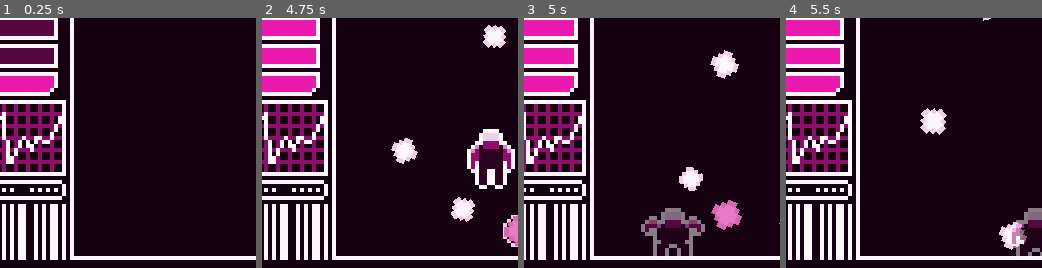
Above: before the commit, frames 1-4 (left to right).
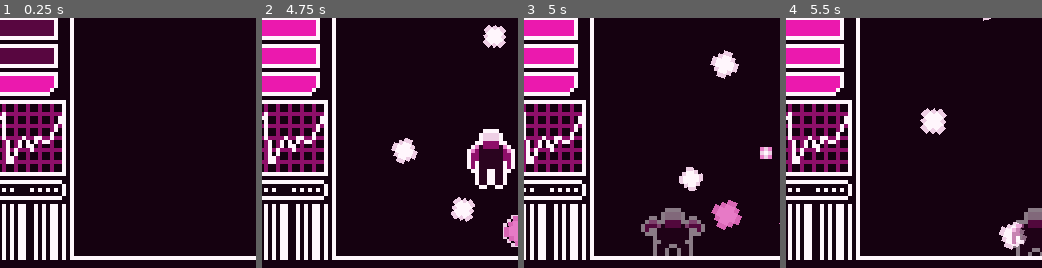
Above: after the commit, the same moments.

Repository: MaxenceCaronLasne/fallen-gods
Game: Godot game, scene res://game_scene.tscn
Two runs of this game, one before a commit and one after it. Both use one fixed random seed, a clock stepped at 60 frames per second and the inputs below.
Inputs:
- Up to frame 1 (0.25 s): no input
- Up to frame 2 (4.75 s): hold Right (right) 0.53-2.03 s; tap Space (jump) at 0.77, 1.52, 3.02, 3.77, 4.52 s; hold Left (left) 2.03-2.78 s; hold Right (right) 2.78-4.28 s; hold Left (left) from 4.28 s (still down)
- Up to frame 3 (5 s): keep holding Left (left)
- Up to frame 4 (5.5 s): release Left (left) at 5.03 s; hold Right (right) from 5.03 s (still down)
The pictures show only the part of the screen within x 5-55%, y 50-100%; the shares and areas given below are measured in that part.

Frames 1-2 are identical in both runs. In frame 3, 0.2% of the frame differs, in the area x 92-97%, y 51-57%; in frame 4, nothing differs.

Commit message:
add: coins

Diff:
--- /dev/null
+++ b/coin.gd
@@ -0,0 +1,14 @@
+extends RigidBody2D
+class_name Coin
+
+@export var _impulse_force := 200.0
+
+func pick() -> void:
+	EventBus.coin_picked.emit()
+	queue_free()
+
+func _ready():
+	apply_central_impulse(Vector2.UP.rotated(deg_to_rad(randi_range(-20, 20))) * _impulse_force)
+
+func _process(_delta):
+	pass
--- /dev/null
+++ b/coin.tscn
@@ -0,0 +1,17 @@
+[gd_scene load_steps=4 format=3 uid="uid://cgnkyqgqxy7uc"]
+
+[ext_resource type="Script" path="res://coin.gd" id="1_ift6v"]
+[ext_resource type="Texture2D" uid="uid://bsim13hsdbtt8" path="res://assets/coin.png" id="2_qvmes"]
+
+[sub_resource type="CircleShape2D" id="CircleShape2D_iqyha"]
+radius = 2.0
+
+[node name="Coin" type="RigidBody2D"]
+collision_layer = 8
+script = ExtResource("1_ift6v")
+
+[node name="Sprite2D" type="Sprite2D" parent="."]
+texture = ExtResource("2_qvmes")
+
+[node name="CollisionShape2D" type="CollisionShape2D" parent="."]
+shape = SubResource("CircleShape2D_iqyha")
--- /dev/null
+++ b/coin_spawner.gd
@@ -0,0 +1,13 @@
+extends Node2D
+class_name CoinSpawner
+
+var COIN := preload("res://coin.tscn")
+
+func generate_coins(positions: Array[Vector2]) -> void:
+	var mult := len(positions)
+
+	for p in positions:
+		for i in range(mult):
+			var coin := COIN.instantiate() as Coin
+			coin.global_position = p
+			add_child(coin)
--- /dev/null
+++ b/coin_spawner.tscn
@@ -0,0 +1,6 @@
+[gd_scene load_steps=2 format=3 uid="uid://chmwnwnpc2oc5"]
+
+[ext_resource type="Script" path="res://coin_spawner.gd" id="1_s8usv"]
+
+[node name="CoinSpawner" type="Node2D"]
+script = ExtResource("1_s8usv")
--- a/event_bus.gd
+++ b/event_bus.gd
@@ -4,3 +4,4 @@
 signal shake_ended
 signal saw_destroyed
 signal boss_hp_tier_annihilated
+signal coin_picked
--- a/game_scene.gd
+++ b/game_scene.gd
@@ -10,6 +10,7 @@
 	BossDying,
 }
 
+@export var _inventory: Inventory
 @export var _player_stats: PlayerStats
 @export var _boss_stats: BossStats
 
@@ -18,6 +19,7 @@
 @onready var _saw_spawner := $SawSpawner as SawSpawner
 @onready var _ui := $Ui as Ui
 @onready var _background := $Background as Background
+@onready var _coin_spawner := $CoinSpawner as CoinSpawner
 
 var _state: State = State.Playing
 
@@ -72,17 +74,25 @@
 func _process(_delta):
 	pass
 
+func _generate_coins(destroyed_saws: Array[Saw]) -> void:
+	var positions: Array[Vector2] = []
+	for s in destroyed_saws:
+		positions.append(s.global_position)
+
+	_coin_spawner.generate_coins(positions)
+
 func _destroy_saws() -> int:
 	var saws := get_tree().get_nodes_in_group("saws")
-	var res := 0
+	var destroyed_saws: Array[Saw] = []
 
 	for s in saws:
 		var saw := s as Saw
-		var is_destroyed := saw.maybe_destroy()
-		if is_destroyed:
-			res += 1
+		if saw.maybe_destroy():
+			destroyed_saws.append(saw)
 
-	return res
+	_generate_coins(destroyed_saws)
+
+	return len(destroyed_saws)
 
 func _stop_saws() -> void:
 	get_tree().call_group("saws", "queue_free")
--- a/game_scene.tscn
+++ b/game_scene.tscn
@@ -1,12 +1,14 @@
-[gd_scene load_steps=29 format=3 uid="uid://b11fn3e44iy06"]
+[gd_scene load_steps=32 format=3 uid="uid://b11fn3e44iy06"]
 
 [ext_resource type="Script" path="res://game_scene.gd" id="1_nhhsk"]
 [ext_resource type="Script" path="res://player_stats.gd" id="2_4qeua"]
+[ext_resource type="Script" path="res://inventory.gd" id="2_5pij2"]
 [ext_resource type="PackedScene" uid="uid://bdlafp6fbnvn6" path="res://player.tscn" id="2_w52sr"]
 [ext_resource type="Script" path="res://boss_stats.gd" id="3_8js3f"]
 [ext_resource type="PackedScene" uid="uid://cit65nmayb275" path="res://saw_spawner.tscn" id="3_mrat1"]
 [ext_resource type="PackedScene" uid="uid://c7qqjvoo6ygc6" path="res://background.tscn" id="4_tjflg"]
 [ext_resource type="Texture2D" uid="uid://bareggfrtnrjx" path="res://assets/black_background.png" id="5_amm0m"]
+[ext_resource type="PackedScene" uid="uid://chmwnwnpc2oc5" path="res://coin_spawner.tscn" id="6_hxc0d"]
 [ext_resource type="Texture2D" uid="uid://mj3e04vhfnrg" path="res://assets/ruler.png" id="6_y2l7w"]
 [ext_resource type="PackedScene" uid="uid://bapgolibq7usw" path="res://ui.tscn" id="9_0ty3t"]
 [ext_resource type="Texture2D" uid="uid://b5vnu2mkcily" path="res://assets/game_over_ui.png" id="10_vhv7m"]
@@ -15,6 +17,9 @@
 [ext_resource type="AudioStream" uid="uid://c87k70lkh3jye" path="res://assets/open_door.wav" id="12_gdki1"]
 [ext_resource type="AudioStream" uid="uid://b2dv1jbmue75s" path="res://assets/win.wav" id="14_8ecxp"]
 [ext_resource type="PackedScene" path="res://camera_2d.tscn" id="17_liooq"]
+
+[sub_resource type="Resource" id="Resource_2piie"]
+script = ExtResource("2_5pij2")
 
 [sub_resource type="Resource" id="Resource_cgdht"]
 script = ExtResource("2_4qeua")
@@ -299,6 +304,7 @@
 
 [node name="GameScene" type="Node2D"]
 script = ExtResource("1_nhhsk")
+_inventory = SubResource("Resource_2piie")
 _player_stats = SubResource("Resource_cgdht")
 _boss_stats = SubResource("Resource_red6o")
 metadata/_edit_vertical_guides_ = [-37.0]
@@ -318,6 +324,8 @@
 
 [node name="RightMarker2D" type="Marker2D" parent="SawSpawner"]
 position = Vector2(89, 20)
+
+[node name="CoinSpawner" parent="." instance=ExtResource("6_hxc0d")]
 
 [node name="Player" parent="." instance=ExtResource("2_w52sr")]
 position = Vector2(65, 108)
--- /dev/null
+++ b/inventory.gd
@@ -0,0 +1,11 @@
+extends Resource
+class_name Inventory
+
+var _coins := 0
+
+func _init():
+	EventBus.coin_picked.connect(_on_coin_picked)
+
+func _on_coin_picked():
+	_coins += 1
+	print_debug(_coins)
--- a/player.gd
+++ b/player.gd
@@ -180,3 +180,7 @@
 	match _state:
 		State.Up: _enter_up()
 		State.Down: _enter_up()
+
+func _on_coin_box_body_entered(body):
+	var coin := body as Coin
+	coin.pick()
--- a/player.tscn
+++ b/player.tscn
@@ -292,6 +292,15 @@
 shape = SubResource("CapsuleShape2D_ajxl5")
 debug_color = Color(0, 0.65098, 0.113725, 0.419608)
 
+[node name="CoinBox" type="Area2D" parent="."]
+collision_layer = 0
+collision_mask = 8
+
+[node name="CollisionShape2D" type="CollisionShape2D" parent="CoinBox"]
+position = Vector2(0, -2)
+shape = SubResource("CapsuleShape2D_ajxl5")
+debug_color = Color(0, 0.65098, 0.113725, 0.419608)
+
 [node name="StepAudioPlayer" type="AudioStreamPlayer" parent="."]
 
 [node name="JumpAudioPlayer" type="AudioStreamPlayer" parent="."]
@@ -311,3 +320,4 @@
 [connection signal="jump_from_air" from="JumpComponent" to="." method="_on_jump_component_jump_from_air"]
 [connection signal="jump_from_ground" from="JumpComponent" to="." method="_on_jump_component_jump_from_ground"]
 [connection signal="reached_apogea" from="JumpComponent" to="." method="_on_jump_component_reached_apogea"]
+[connection signal="body_entered" from="CoinBox" to="." method="_on_coin_box_body_entered"]
--- a/project.godot
+++ b/project.godot
@@ -54,6 +54,7 @@
 2d_physics/layer_1="World"
 2d_physics/layer_2="Player"
 2d_physics/layer_3="Saw"
+2d_physics/layer_4="Coin"
 
 [rendering]
 
Binary file added: assets/coin.aseprite
Binary file added: assets/coin.png
Not shown, added: assets/coin.png.import
Not shown, changed: gdd.org
Not shown, changed: log.org
